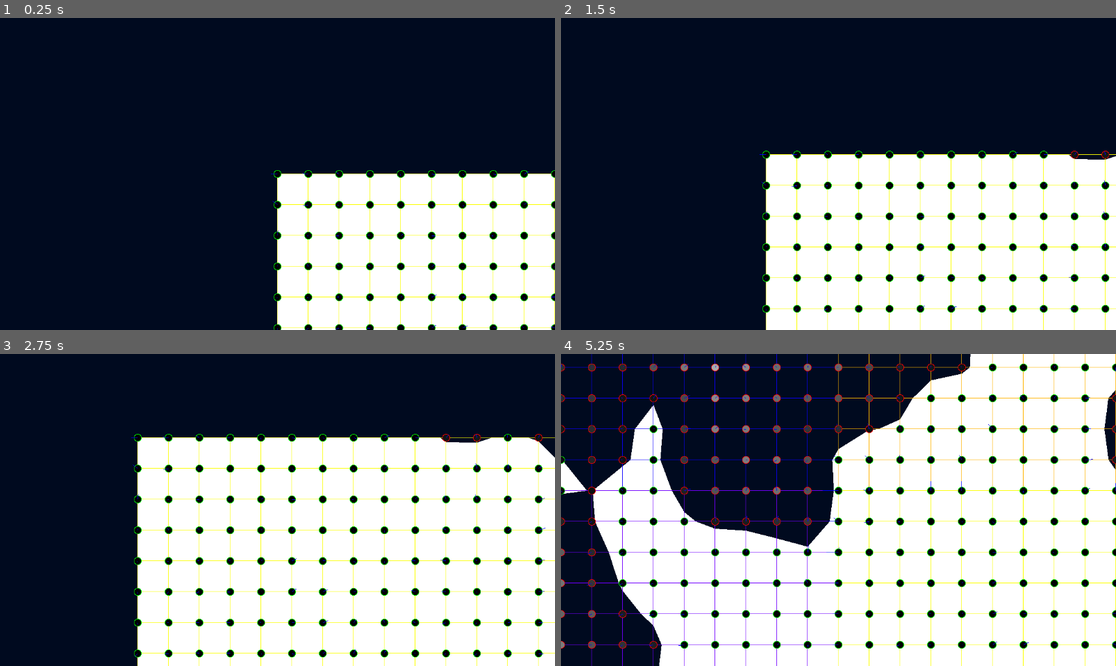
Above: before the commit, frames 1-4 (two rows, left to right).
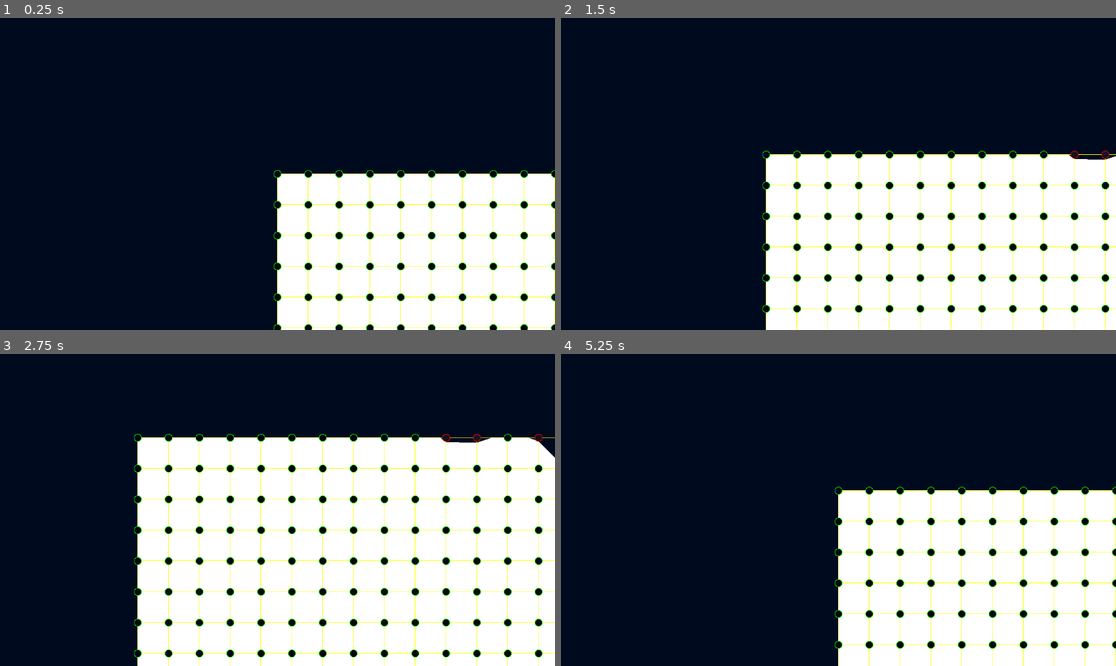
Above: after the commit, the same moments.

Repository: danmarkowal/no-time-to-explain
Game: Godot game, scene res://scenes/main.tscn
Two runs of this game, one before a commit and one after it. Both use one fixed random seed, a clock stepped at 60 frames per second and the inputs below.
Inputs:
- Up to frame 1 (0.25 s): no input
- Up to frame 2 (1.5 s): tap Enter at 0.5 s; hold D (swim_right) 0.53-1.28 s; hold S (swim_down) from 1.28 s (still down)
- Up to frame 3 (2.75 s): release S (swim_down) at 2.03 s; hold D (swim_right) from 2.03 s (still down)
- Up to frame 4 (5.25 s): release D (swim_right) at 2.78 s; hold W (swim_up) 2.78-3.53 s; hold A (swim_left) 3.53-5.03 s; hold S (swim_down) from 5.03 s (still down)

The runs differ from the first frame. In frame 1, less than 0.1% of the frame differs, in the area x 48-100%, y 49-100%; in frame 2, less than 0.1%; in frame 3, less than 0.1%; in frame 4, 41%, in the area x 0-100%, y 0-100%.

Commit message:
Add enemy textures

Diff:
--- a/scenes/player.tscn
+++ b/scenes/player.tscn
@@ -12,3 +12,5 @@
 
 [node name="CollisionShape2D" type="CollisionShape2D" parent="."]
 shape = SubResource("CircleShape2D_3vyb7")
+
+[node name="Sprite2D" type="Sprite2D" parent="."]
--- a/scripts/chunk_instance.gd
+++ b/scripts/chunk_instance.gd
@@ -175,7 +175,7 @@
 					valid_count += 1
 			delta /= valid_count
 
-			draw_line(center_pos, center_pos + delta * 100.0, Color.BLUE)
+			draw_line(center_pos, center_pos + delta * 64.0, Color.BLUE)
 
 func _draw() -> void:
 	draw_chunk_grid()
--- a/scripts/world.gd
+++ b/scripts/world.gd
@@ -17,6 +17,6 @@
 	# load chunks around the player
 	for y in [-1, 0, 1]:
 		for x in [-1, 0 ,1]:
-			var chunk_pos = Vector2i(x, y)
+			var chunk_pos = self.player.chunk_pos + Vector2i(x, y)
 			if world_bounds.has_point(chunk_pos):
-				terrain_generator.ensure_loaded(self.player.chunk_pos + chunk_pos)
+				terrain_generator.ensure_loaded(chunk_pos)
Binary file added: textures/crosshairs/crosshairs_tilesheet_white.png
Not shown, added: textures/crosshairs/crosshairs_tilesheet_white.png.import
Binary file added: textures/crosshairs/crosshairs_tilesheet_white@2.png
Not shown, added: textures/crosshairs/crosshairs_tilesheet_white@2.png.import
Binary file added: textures/enemies/glowfish/attack.png
Not shown, added: textures/enemies/glowfish/attack.png.import
Binary file added: textures/enemies/glowfish/death.png
Not shown, added: textures/enemies/glowfish/death.png.import
Binary file added: textures/enemies/glowfish/hurt.png
Not shown, added: textures/enemies/glowfish/hurt.png.import
Binary file added: textures/enemies/glowfish/idle.png
Not shown, added: textures/enemies/glowfish/idle.png.import
(and 224 more such lines)
